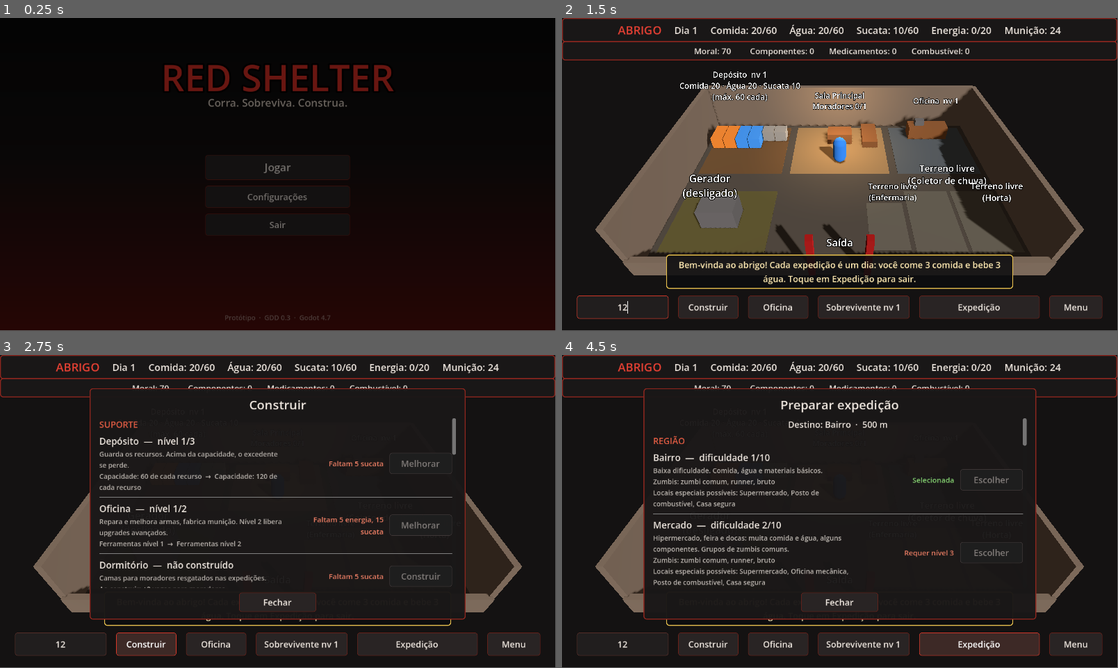
Above: before the commit, frames 1-4 (two rows, left to right).
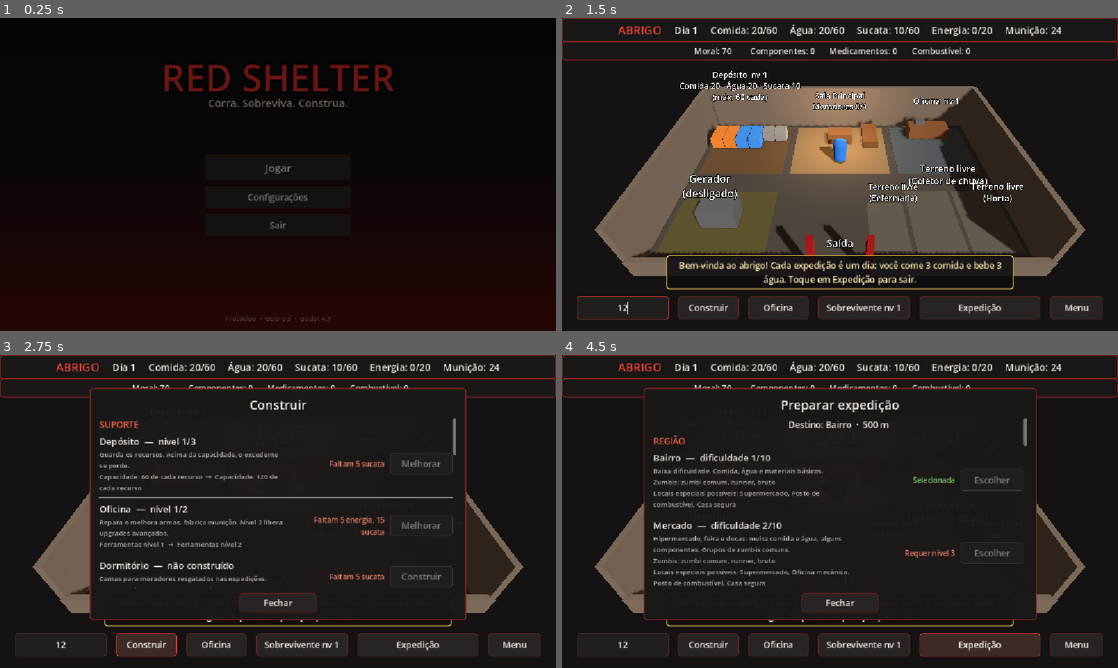
Above: after the commit, the same moments.

Repository: labiel1jr/RedShelterGodot
Game: Godot game, scene res://scenes/main_menu.tscn
The game is run twice, just before and just after one commit, with the same random seed, the same clock (stepped at 60 frames per second) and the same inputs.
Inputs (mouse positions are in pixels of both pictures, inside the frame that each line leads up to):
- Up to frame 1 (0.25 s): no input
- Up to frame 2 (1.5 s): click "Jogar" at 0.5 s; click (623, 305) at 1.27 s; type "12" at 1.35 s
- Up to frame 3 (2.75 s): click "Construir" at 2 s
- Up to frame 4 (4.5 s): click "Oficina" at 2.75 s; click "Sobrevivente nv 1" at 3.5 s; click "Expedição" at 4.25 s
In our replay, the window is 799x449 before the commit and 800x450 after it. These sizes can differ from the game's own. Grey fills any space a smaller window leaves; there, only what the larger window draws over its background counts as a difference.

The runs differ from the first frame. In frame 1, 1.1% of the frame differs, in the area x 29-100%, y 0-97%; in frame 2, 8.1%; in frame 3, 8.1%; in frame 4, 8.4%, in the area x 0-100%, y 0-97%.

Commit message:
Exportação Android: preset e configuração do projeto para o primeiro APK
- export_presets.cfg: preset Android (com.labiel.redshelter 0.9.2, código 1),
  só arm64-v8a, sem gradle, sem tests/ e docs/, tela cheia (imersivo)
- project.godot: texturas ETC2/ASTC, interface com escala (canvas_items +
  expand), orientação paisagem com sensor

Co-Authored-By: Claude Opus 5.5 <noreply@anthropic.com>

Diff:
--- a/project.godot
+++ b/project.godot
@@ -32,4 +32,14 @@
 
 [rendering]
 
+textures/vram_compression/import_etc2_astc=true
+
 renderer/rendering_method="mobile"
+
+[display]
+
+window/size/viewport_width=1152
+window/size/viewport_height=648
+window/stretch/mode="canvas_items"
+window/stretch/aspect="expand"
+window/handheld/orientation=4
Not shown, added: export_presets.cfg
